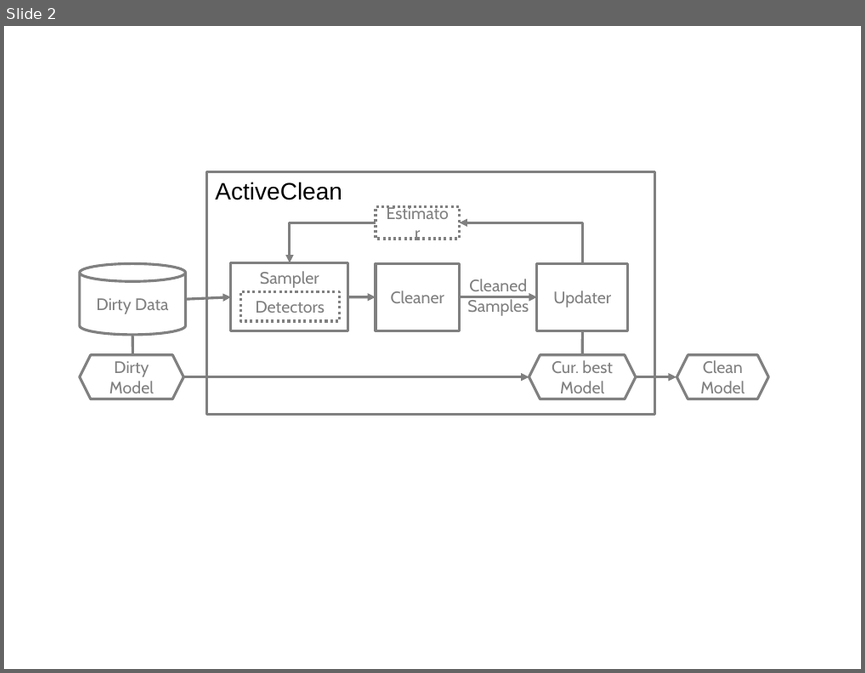
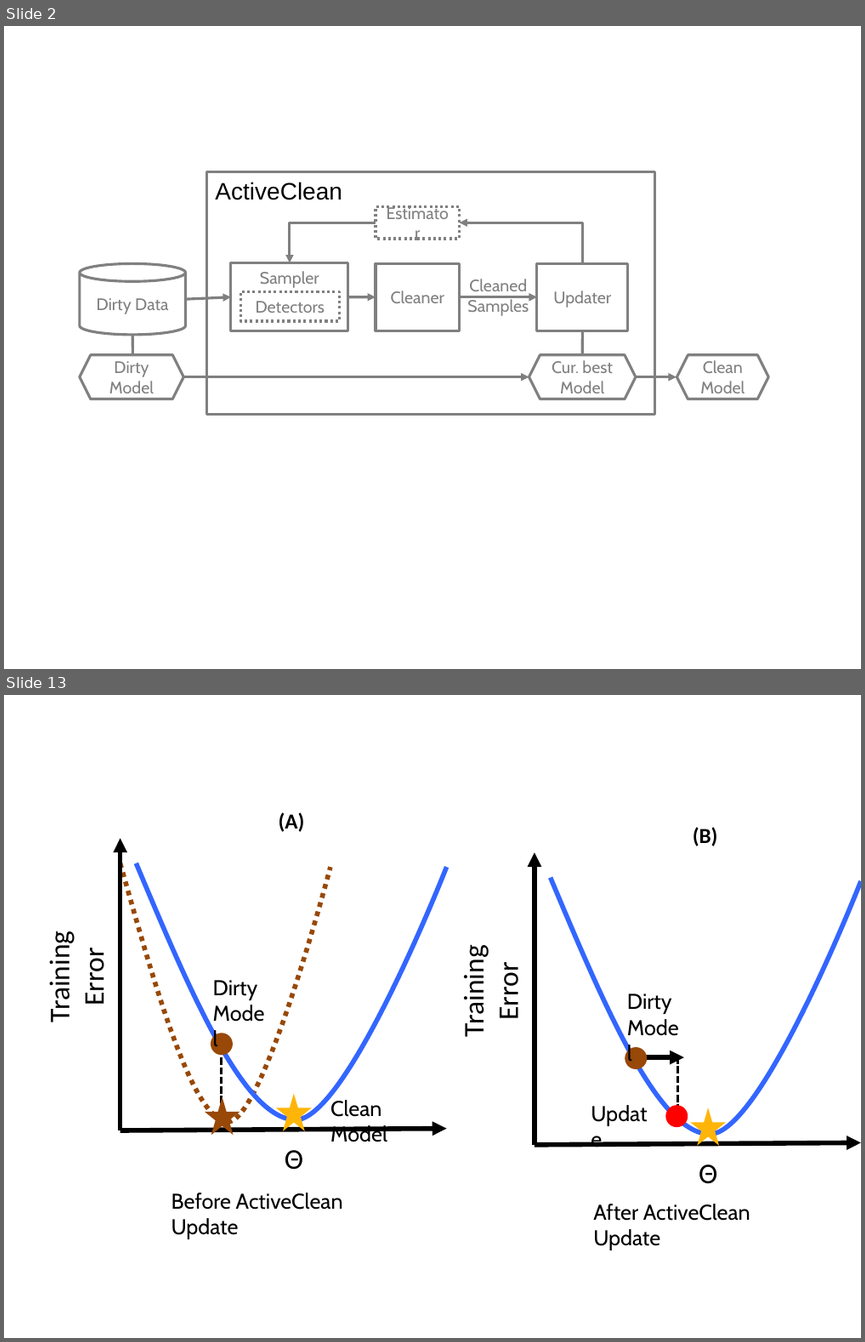
Before and after one commit to sjyk/sampleml, a slide deck: figs/figs.pptx. Shown one above the other, each under a label of ours: slide 2 before the commit, slides 2 and 13 after it; the slides between them are not shown. The pictures are 865x673 and 865x1342 pixels, drawn with LibreOffice and Linux fonts; fonts in the diff are those of the drawing. Boxes give left, top, right and bottom in pixels: in the first picture for what was removed or moved away, otherwise in the second. Text is boxed around its words. In the diff, an @@ line names an element or a change of style, - is before the commit and + after.

```diff
--- a/figs/figs.pptx
+++ b/figs/figs.pptx
@@ slide 13 added at [4, 695, 861, 1338], background #FFFFFF @@
@@ group added at [42, 812, 861, 1250]: 12 texts, 5 arrows, 3 freeform shapes, 3 stars, 3 ellipses, 2 lines @@
+Θ
+Training
+Error
+Dirty
+Model
+Clean Model
+(A)
+Θ
+Training
+Error
+Dirty
+Model
+(B)
+Update
+Before ActiveClean Update
+After ActiveClean Update
```
Also in this commit, not shown: 11 other slides added, 4 other files.
